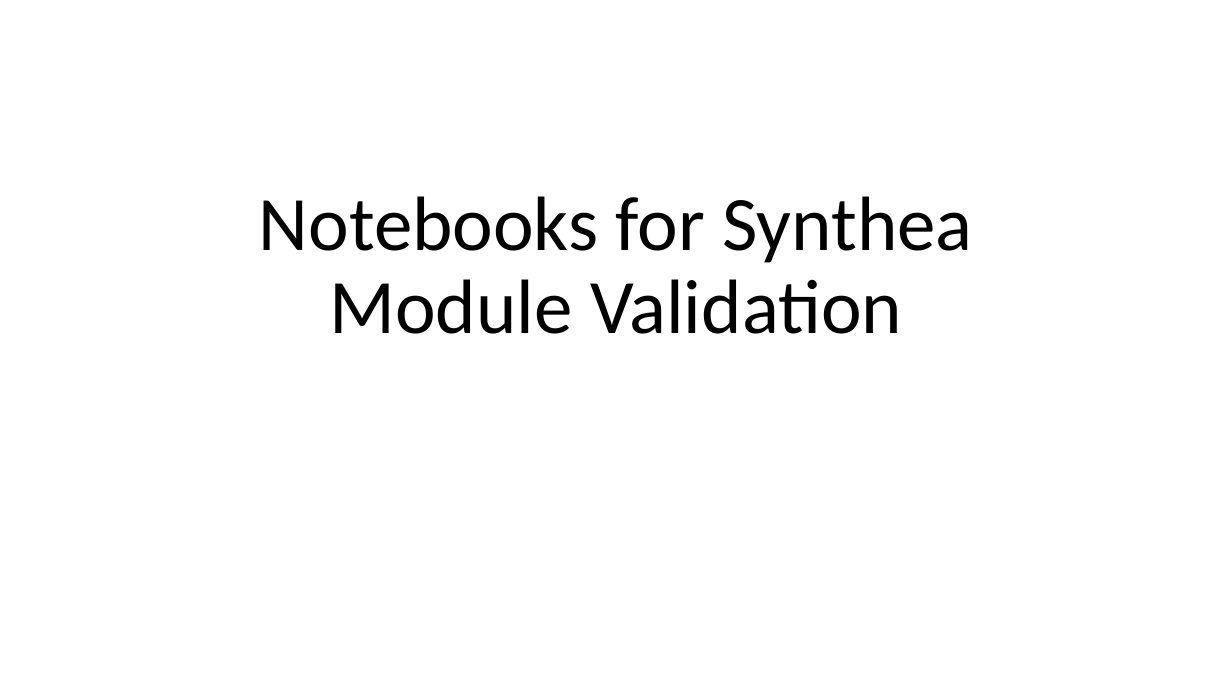
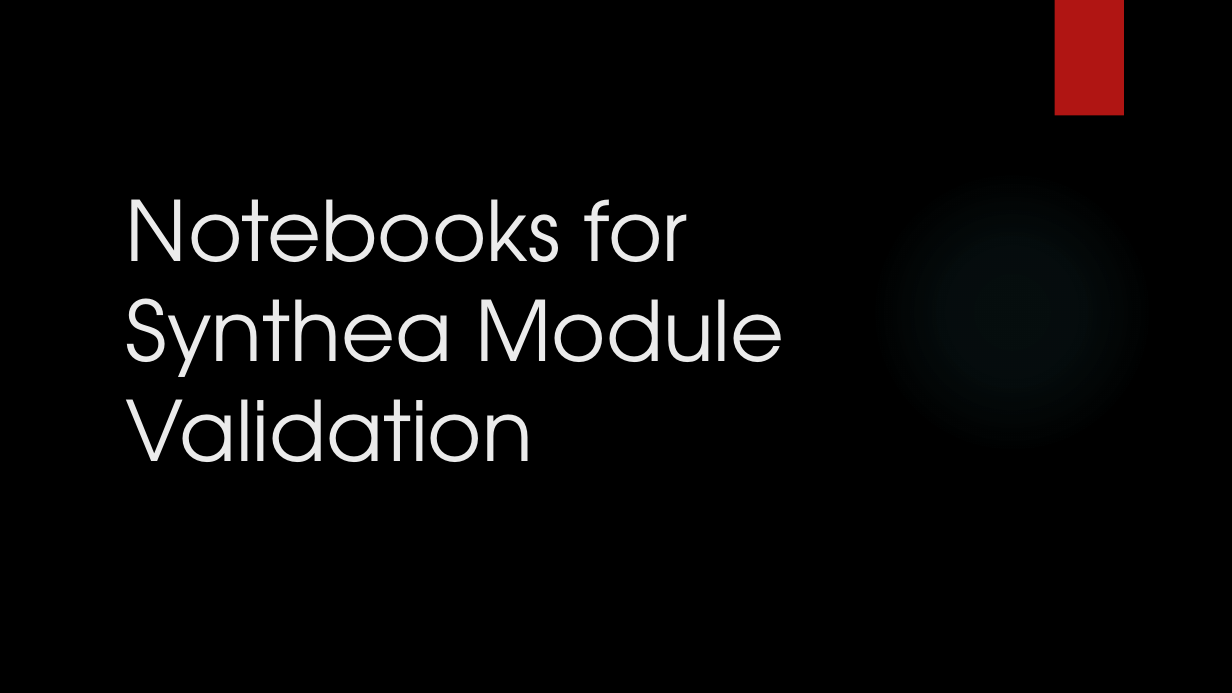
Before and after one commit to synthetichealth/module-validation, a slide deck: slide 1 of notebook-ideas.pptx. Drawn at 1232x693 pixels with LibreOffice and Linux fonts; fonts in the diff are those of the drawing; background and template pictures are left out. Boxes give left, top, right and bottom in pixels: in the first picture for what was removed or moved away, otherwise in the second. Text is boxed around its words. In the diff, an @@ line names an element or a change of style, - is before the commit and + after.

Commit message:
updated notebook ideas ppt.

```diff
--- a/notebook-ideas.pptx
+++ b/notebook-ideas.pptx
@@ background #FFFFFF to picture (left out) @@
@@ rectangle added at box(1055, 0, 1124, 116), fill #B01513 @@
@@ title "Notebooks for Synthea Module Validation": place and size @@
-title "Notebooks for Synthea Module Validation" at box(259, 196, 972, 334)
+title "Notebooks for Synthea Module Validation" at box(126, 199, 784, 462)
@@ title "Notebooks for Synthea Module Validation" at box(126, 199, 784, 462): size 60 to 64.8 pt, font Calibri to TeX Gyre Adventor, text colour #000000 to #EBEBEB; alignment centre to left; line spacing 0.9 to 1 @@
@@ ellipse added at box(870, 169, 1154, 454), fill gradient #50B9C1 @@
```
Also in this commit, not shown: 2 other slides changed, 9 slides added, 1 slide removed, 1 other file.
